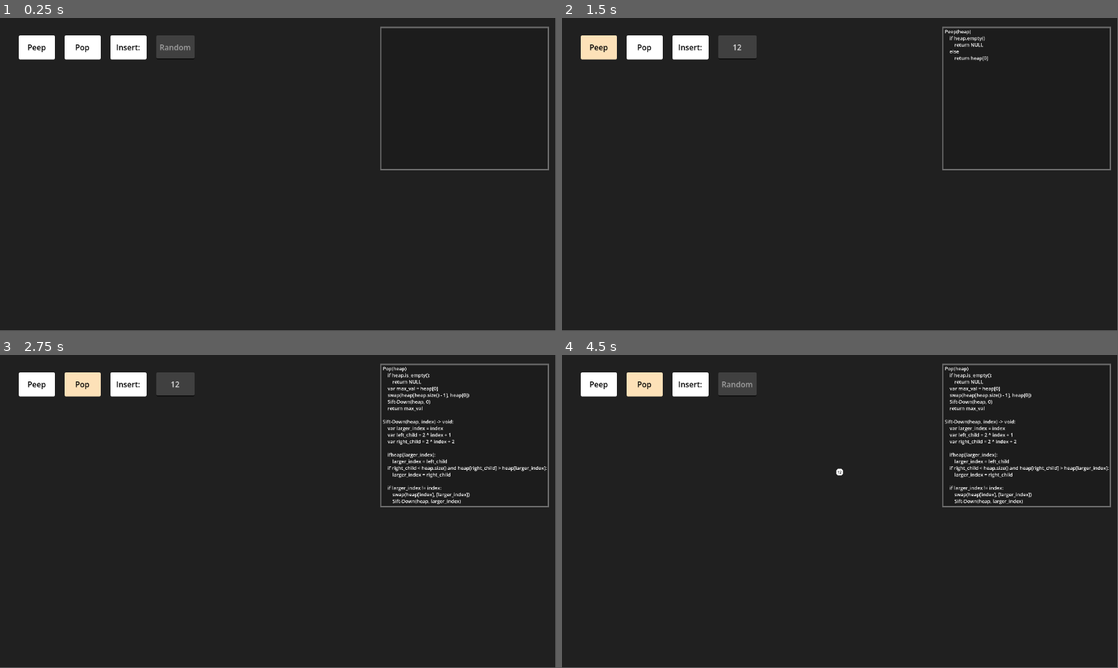
Above: before the commit, frames 1-4 (two rows, left to right).
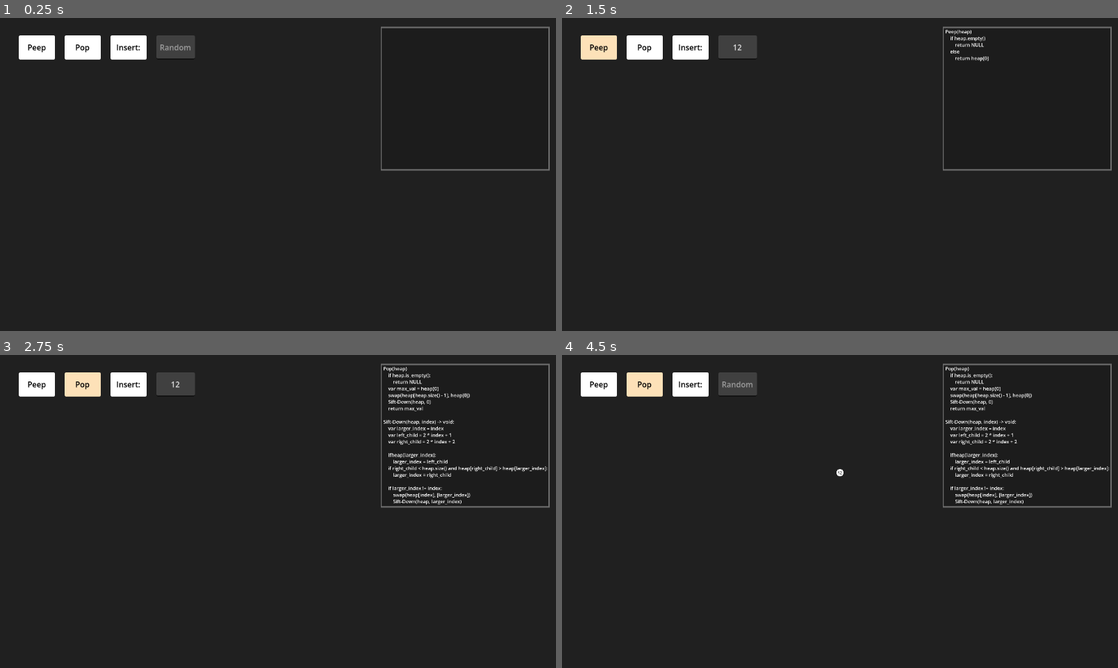
Above: after the commit, the same moments.

Repository: Anemois/DSA_Heap
Game: Godot game, scene res://main.tscn
Same seed, same stepped clock (60 frames per second), same inputs: the game is played once before the commit and once after it. The engine's default icon, where the game draws it, is replaced by a stand-in: a white triangle on a blue panel in a dark square.
Inputs (mouse positions are in pixels of both pictures, inside the frame that each line leads up to):
- Up to frame 1 (0.25 s): no input
- Up to frame 2 (1.5 s): click (739, 46) at 0.52 s; type "12" at 0.6 s; click "Peep" at 1.25 s
- Up to frame 3 (2.75 s): click "Pop" at 2 s
- Up to frame 4 (4.5 s): click "Insert:" at 2.75 s; click "Peep" at 3.5 s; click "Pop" at 4.25 s
In our replay, the window is 799x449 before the commit and 800x450 after it. These sizes can differ from the game's own. Grey fills any space a smaller window leaves; there, only what the larger window draws over its background counts as a difference.

The runs differ from the first frame. In frame 1, 0.5% of the frame differs, in the area x 3-99%, y 2-49%; in frame 2, 0.7%; in frame 3, 2.2%; in frame 4, 2.2%.

Commit message:
Cool line drawing

Diff:
--- a/canvas_group.gd
+++ b/canvas_group.gd
@@ -22,11 +22,12 @@
 	if(has_changed):
 		for i in range(1, lines.size()):
 			var parent = (i - 1) / 2
-			lines[i].set_pos(tree.position + tree.nodes[parent].assigned_position, tree.position + tree.nodes[i].assigned_position)
+			lines[i].move_half_to(tree.position + tree.nodes[parent].assigned_position, tree.position + tree.nodes[i].assigned_position)
 
 func draw_a_line(start, end, color):
 	var new: ALine = A_LINE.instantiate()
-	new.set_pos(start, end)
+	new.set_pos(start, start)
+	new.move_half_to(start, end)
 	new.set_color(color)
 	self.add_child(new)
 	lines.append(new)
--- a/line_2d.gd
+++ b/line_2d.gd
@@ -1,4 +1,9 @@
 class_name ALine extends Line2D
+
+var move_to_start: Vector2
+var move_to_end: Vector2
+
+var move_rate = SignalBus.move_speed
 
 func set_pos(start, end):
 	self.set_point_position(0, start)
@@ -6,3 +11,12 @@
 
 func set_color(color: Color):
 	self.default_color = color
+
+func _process(delta: float) -> void:
+	#position + (assigned_position - position) * move_rate
+	self.set_point_position(0, self.get_point_position(0) + (move_to_start - self.get_point_position(0))*move_rate)
+	self.set_point_position(1, self.get_point_position(1) + (move_to_end - self.get_point_position(1))*move_rate)
+
+func move_half_to(start, end):
+	self.move_to_start = start
+	self.move_to_end = end
--- a/project.godot
+++ b/project.godot
@@ -10,16 +10,20 @@
 
 [application]
 
-config/name="Heap_Visualization"
+config/name="Test"
 run/main_scene="uid://bhcus3ldbxx7p"
 config/features=PackedStringArray("4.6", "Forward Plus")
 config/icon="res://icon.svg"
-config/name="Test"
-
+<<<<<<<HEADconfig/name="Test"
+"<<<<<<<HEAD[autoload]SignalBus"="*uid://dt2juc4650cio"
 
 [autoload]
 
 SignalBus="*uid://dt2juc4650cio"
+
+[display]
+
+window/stretch/mode="viewport"
 
 [editor]
 
--- a/scripts/SignalBus.gd
+++ b/scripts/SignalBus.gd
@@ -7,3 +7,5 @@
 signal item_inserted(value: int, index: int)
 signal items_swapped(index_a: int, index_b: int)
 signal item_removed(value: int, index: int)
+
+var move_speed: float = 0.1
--- a/tree_node.gd
+++ b/tree_node.gd
@@ -1,10 +1,10 @@
 class_name TreeNode extends Node2D
 
 var assigned_position : Vector2
-const move_rate: float = 0.5
+var move_rate: float = SignalBus.move_speed
 
 func _ready() -> void:
-	position = assigned_position
+	position = Vector2(0, 100000)
 
 func _process(delta: float) -> void:
 	position = position + (assigned_position - position) * move_rate
